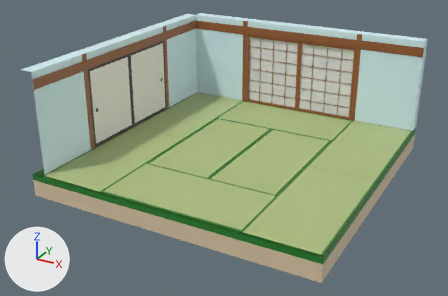
The glTF model src/client/assets/room/rooms/washitsu/washitsu.glb, before and after one commit.
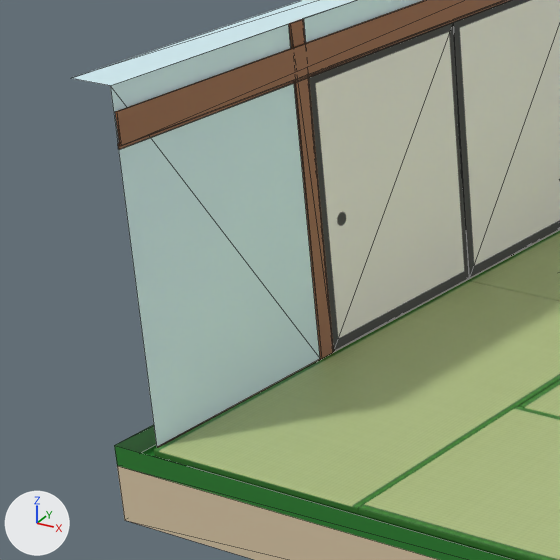
Each version appears first whole from a camera (50 mm lens) standing at (4.72, -9.29, 4.64) and looking at (-0.26, -0.24, 0.11), and next in a close-up on the part from 0% to 36% of the width and 16% to 70% of the height. The lights are fixed; the arrows at lower left show +X, +Y and +Z. The close-ups show mesh edges as thin lines. Where no turn or scale is listed for an object, it has been applied to the vertices. Vertices at the same position are counted once.

Before the edit, the objects in view are built like this:
```python
me_cube_001 = bpy.data.meshes.new('Cube.001')
me_cube_001.from_pydata(...)  # 56 vertices, 108 faces; spans x -0.62..0.62, y -1.25..1.25, z -0.02..0.02
me_cube_001.materials.append(mat_tatami)  # picture img_tatami
me_立方体 = bpy.data.meshes.new('立方体')
me_立方体.from_pydata(...)  # 10 vertices, 12 faces; spans x -2.75..2.5, y -2.5..2.75, z -0.15..-0.04
me_立方体.materials.append(mat_carpet)  # green #267f2b
me_立方体_004 = bpy.data.meshes.new('立方体.004')
me_立方体_004.from_pydata(...)  # 43 vertices, 58 faces; spans x -2.5..2.5, y -0.04..0.22, z -1.13..0.67
# faces by material slot: [14, 44]
me_立方体_004.materials.append(mat_wall)  # white #d8f4fa
me_立方体_004.materials.append(mat_wood)  # brown #975d33
ob_carpet = bpy.data.objects.new('Carpet', me_立方体)
ob_carpet.location = (0.0, 0.0, 0.0)
ob_tatami_001 = bpy.data.objects.new('Tatami.001', me_cube_001)
ob_tatami_001.location = (-1.87, -1.25, -0.02)
ob_wall_001 = bpy.data.objects.new('Wall.001', me_立方体_004)
ob_wall_001.location = (-2.51, 0.026, 1.125)
ob_wall_001.rotation_euler = (0.0, 0.0, 1.571)  # degrees (0, 0, 90)
# also in view: 'Cube.004' at (-2.5, -0.57, 0.75); 'Tatami' at (-1.87, 1.25, -0.02); 'Floor' at (-0.12, 0.12, -0.3); 'Tatami.006' at (-0.62, 0.0, -0.02); 'Tatami.005' at (0.0, -1.88, -0.02)
```
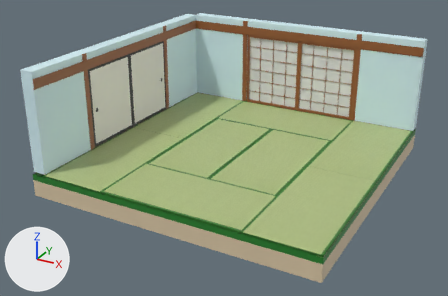
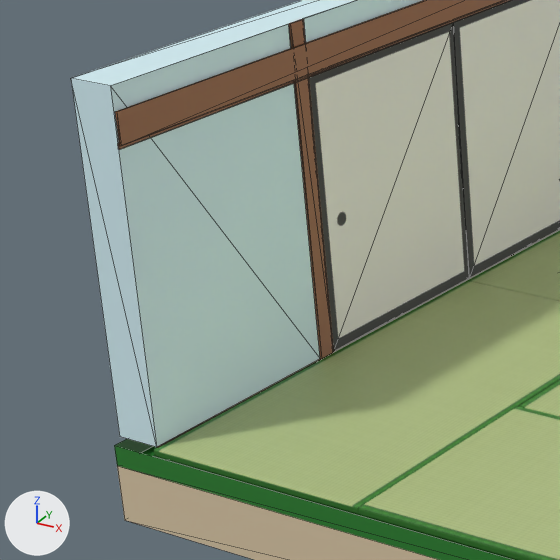
Commit message: Update washitsu

Location of each change, [x1, y1, x2, y2] in pixels of the close-ups (560 x 560 px; the box of a moved part takes in the faces that stretch with it):
'Wall.001', reshaped: before [73, 0, 560, 447]; after [71, 0, 560, 447]
part 1 of me_立方体_004, moved or reshaped: before [118, 0, 511, 150]; after [71, 0, 511, 447]

The change, as a list of edits to the scene's bpy script:
```text
Change me_立方体_004:
    used by ob_wall_001; location = (-2.51, 0.026, 1.125); rotation_euler = (0.0, 0.0, 1.571), in degrees (0, 0, 90)
    remove me_立方体_004.from_pydata(...)  # 43 vertices, 58 faces; spans x -2.5..2.5, y -0.04..0.22, z -1.13..0.67
    add me_立方体_004.from_pydata(...)  # 44 vertices, 62 faces; spans x -2.5..2.5, y -0.04..0.22, z -1.13..0.67
    me_立方体_004 part 1
    8 faces are deleted
    1 vertex is added at (-2.5, 0.22, -1.13)
    4 new faces join them, mat_wall (white #d8f4fa)
    8 new faces join them, mat_wood (brown #975d33)
```
